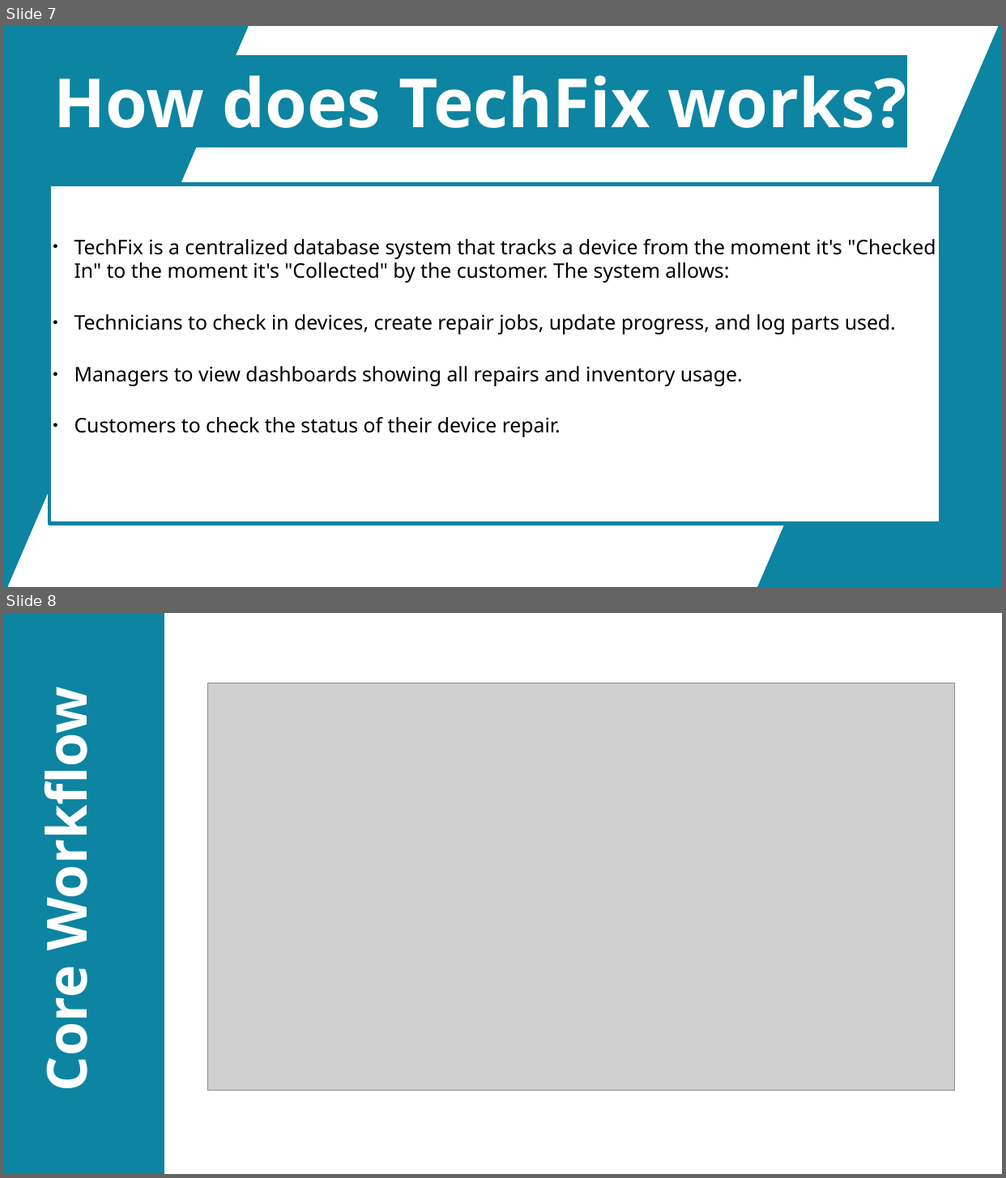
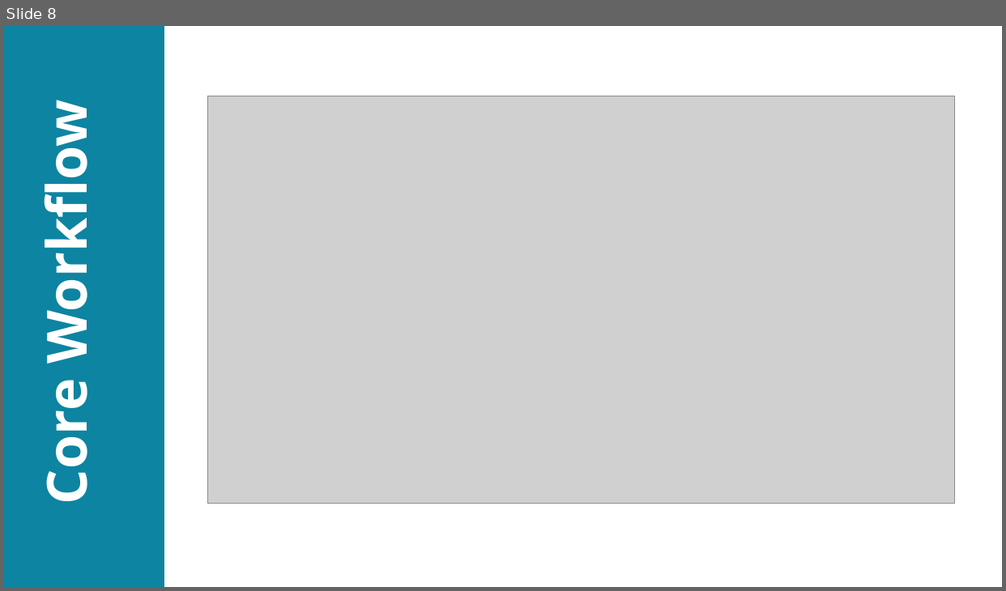
Before and after one commit to AlphaBeast97/DBMS-Flutter-Porject, a slide deck: proposal.odp. Shown one above the other, each under a label of ours: slides 7 and 8 before the commit, slide 8 after it. The pictures are 1006x1178 and 1006x591 pixels, drawn with LibreOffice and Linux fonts; fonts in the diff are those of the drawing; grey boxes stand for pictures. Boxes give left, top, right and bottom in pixels: in the first picture for what was removed or moved away, otherwise in the second. Text is boxed around its words. In the diff, an @@ line names an element or a change of style, - is before the commit and + after.

```diff
--- a/proposal.odp
+++ b/proposal.odp
@@ slide 7 removed at [4,26,1002,587], background #FFFFFF @@
@@ freeform shape removed at [4,26,249,587] @@
@@ freeform shape removed at [757,26,1002,587] @@
@@ title removed at [54,75,907,128] @@
-How does TechFix works?
@@ rectangle removed at [49,185,940,524] @@
-● TechFix is a centralized database system that tracks a device from the moment it's "Checked In" to the moment it's "Collected" by the customer. The system allows:
-● Technicians to check in devices, create repair jobs, update progress, and log parts used.
-● Managers to view dashboards showing all repairs and inventory usage.
-● Customers to check the status of their device repair.
```
Also in this commit, not shown: 3 slides changed, 6 slides added, 2 other slides removed, 4 other files.
